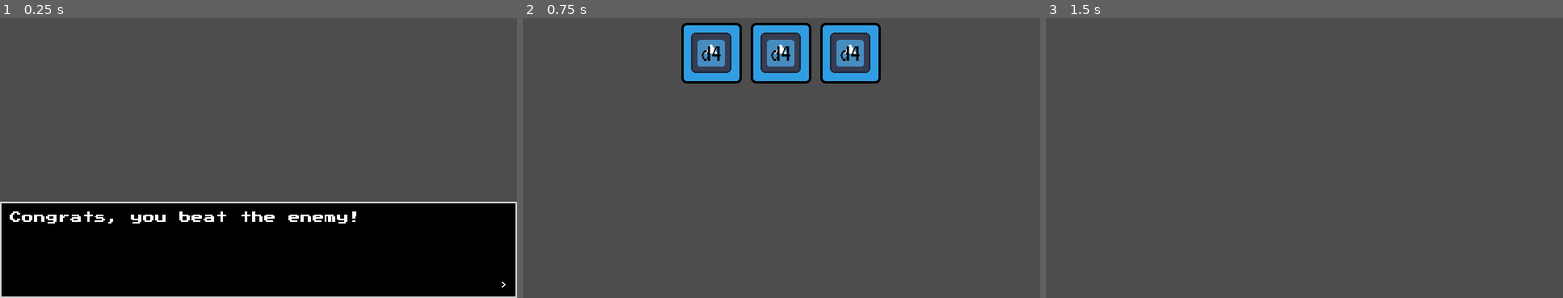
Above: before the commit, frames 1-3 (left to right).
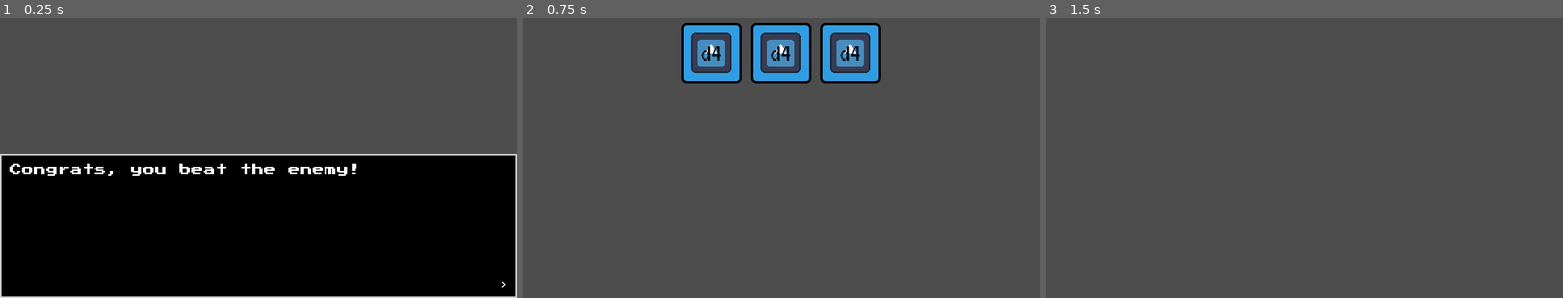
Above: after the commit, the same moments.

Repository: SadBonana/INTD450-Dice_Game
Game: Godot game, scene res://battle/battle_item_drop.tscn
The game is run twice, just before and just after one commit, with the same random seed, the same clock (stepped at 60 frames per second) and the same inputs. This scene is started directly instead of the project's main scene. The engine's default icon, where the game draws it, is replaced by a stand-in: a white triangle on a blue panel in a dark square.
Inputs (mouse positions are in pixels of both pictures, inside the frame that each line leads up to):
- Up to frame 1 (0.25 s): no input
- Up to frame 2 (0.75 s): tap Enter (ui_accept) at 0.5 s; move the mouse to (895, 138) at 0.52 s; click (895, 138) at 0.6 s
- Up to frame 3 (1.5 s): tap Enter (ui_accept) at 0.77, 1.25 s; tap I (i) at 0.8 s; drag from (1201, 166) to (1278, 211) at 1.27 s

The runs differ from the first frame. In frame 1, 18% of the frame differs, in the area x 0-100%, y 48-74%; in frame 2, nothing differs; in frame 3, nothing differs.

Commit message:
added more loot tables

Diff:
--- a/battle/battle_item_drop.gd
+++ b/battle/battle_item_drop.gd
@@ -1,6 +1,5 @@
 extends Control
 
-@export var loot_table: LootTable
 @export var common_loot_table: LootTable
 @export var uncommon_loot_table: LootTable
 @export_file("*.tscn") var map_path
@@ -67,7 +66,6 @@
 	item_generation()
 	inventory.display_bag = dropped_die_array
 	await textbox_controller.quick_beat("congrats", [], _on_dialogue_transitiond)
-	#await textbox_controller.quick_beat("congrats2", [], _on_dialogue_transitiond)
 	inventory.in_battle_drop_scene = true
 	inventory.frame_clicked.connect(select_die)
 
@@ -110,21 +108,29 @@
 	var rarity_roll = randi() % 100 + 1
 	print("Probability is:", rarity_roll)
 
-	if rarity_roll >= 0 and rarity_roll <= 50:
+	'''for item in uncommon_loot_table.basic_loot:
+		print("uncomon item before:", item.sides)'''
+
+
+	if rarity_roll >= 0 and rarity_roll <= 1:
 		chosen_loot_table = common_loot_table
 	else:
 		chosen_loot_table = uncommon_loot_table
 
+
+	'''for item in uncommon_loot_table.basic_loot:
+		print("uncomon item after:", item.sides)'''
+
 	# <= does not work, you get 4 die objects
 	while index_of_dropped_die.size() < 3:
 		var drop = chosen_loot_table.pick_loot()
+		print("Drop sides are:", drop.sides)
 		var drop_index = chosen_loot_table.basic_loot.find(drop)
 		print("drop index is:", drop_index)
 
 		if drop_index not in index_of_dropped_die:
 			index_of_dropped_die.append(drop_index)
 			dropped_die_array.append(drop)
-			print("stored die")
 
 		print("index of dropped die array:", index_of_dropped_die)
 
--- a/battle/battle_item_drop.tscn
+++ b/battle/battle_item_drop.tscn
@@ -1,7 +1,6 @@
-[gd_scene load_steps=16 format=3 uid="uid://cglfsj48akwp2"]
+[gd_scene load_steps=15 format=3 uid="uid://cglfsj48akwp2"]
 
 [ext_resource type="Script" path="res://battle/battle_item_drop.gd" id="1_e8830"]
-[ext_resource type="Resource" uid="uid://cugg8w1sdc2xl" path="res://die_resources/d3_to_d8_basic_loot.tres" id="2_mgoud"]
 [ext_resource type="PackedScene" uid="uid://c80it7gqiqtxv" path="res://textbox/textbox.tscn" id="3_cd6bx"]
 [ext_resource type="PackedScene" uid="uid://dh8djh65x4wfj" path="res://modules/display_box/display_box.tscn" id="3_dly5t"]
 [ext_resource type="Resource" uid="uid://57h8lf7cnkbn" path="res://die_resources/common_loot_table.tres" id="3_ww484"]
@@ -37,7 +36,8 @@
 script = ExtResource("4_05img")
 unique_name = "confirm3"
 text = "Would you like to continue adding this die to your inventory?
-Selecting \"no\" means you won't receive a battle drop."
+
+Note, selecting \"no\" means you won't receive a battle drop."
 jumps = Array[String]([])
 choices = Array[String](["Yes", "No"])
 end_conversation = false
@@ -70,7 +70,6 @@
 grow_horizontal = 2
 grow_vertical = 2
 script = ExtResource("1_e8830")
-loot_table = ExtResource("2_mgoud")
 common_loot_table = ExtResource("3_ww484")
 uncommon_loot_table = ExtResource("4_8ddl5")
 map_path = "res://map/map.tscn"
@@ -86,13 +85,11 @@
 [node name="HBoxContainer" type="HBoxContainer" parent="VBoxContainer"]
 layout_mode = 2
 size_flags_vertical = 3
-size_flags_stretch_ratio = 2.0
 
 [node name="dice_bag" parent="VBoxContainer/HBoxContainer" instance=ExtResource("3_dly5t")]
 visible = false
 layout_mode = 2
 size_flags_horizontal = 3
-size_flags_stretch_ratio = 2.0
 
 [node name="TextureRect" parent="VBoxContainer/HBoxContainer/dice_bag" index="0"]
 visible = false
--- a/die_resources/lightning_dice/lightning_sides/4_lightning_side.tres
+++ b/die_resources/lightning_dice/lightning_sides/4_lightning_side.tres
@@ -11,4 +11,4 @@
 power = 0
 custom_power = false
 element = SubResource("Resource_u6k5d")
-value = 3
+value = 4
--- a/die_resources/poison_dice/poison_sides/4_poison_side.tres
+++ b/die_resources/poison_dice/poison_sides/4_poison_side.tres
@@ -11,4 +11,4 @@
 power = 0
 custom_power = false
 element = SubResource("Resource_7rohi")
-value = 3
+value = 4
--- /dev/null
+++ b/temp_disbox_scene_code.gd
@@ -0,0 +1,127 @@
+extends Control
+
+
+## Global variables
+@onready var slots: HFlowContainer = %HFlowContainer
+@onready var arrow_label = $MarginContainer/ScrollContainer/VBoxContainer/arrow_label
+@onready var slots_preview: HFlowContainer = $MarginContainer/ScrollContainer/VBoxContainer/HFlowContainer2
+
+#@onready var slots: VFlowContainer = %MarginContainer/ScrollContainer/HBoxContainer/VFlowContainer
+#@onready var arrow_label = $MarginContainer/ScrollContainer/HBoxContainer/arrow_label
+#@onready var slots_preview: VFlowContainer = $MarginContainer/ScrollContainer/HBoxContainer/VFlowContainer2
+
+
+@onready var scroll: ScrollContainer = %ScrollContainer
+
+var is_open = false
+var is_side_view_open = false
+var scene = preload("res://modules/inventory/diceinv/inv_die_frame.tscn")
+var side_scene = preload("res://modules/inventory/diceinv/inv_dieside_frame.tscn")
+## If your frame is returning something and you want to
+## forward it/use it in the parent scene, use this signal
+signal frame_clicked(frame)
+
+var in_upgrade_scene = false
+var in_battle_drop_scene = false
+var display_bag
+
+## Initializes our scene
+func _ready():
+	close()
+
+## Changes our scene accordingly
+## Hides and unhides the Inventory using the i key
+## Escape key returns side view to dice view or closes dice view
+func _process(delta):
+	if (in_upgrade_scene == true or in_battle_drop_scene == true):
+		# Not sure why the if-statement is needed, but die side screen does not show without it.
+		if is_open == false:
+			open()
+			show_dice()
+
+	if(Input.is_action_just_pressed("i")):
+		display_bag = PlayerData.dice_bag
+		if is_open:
+			close()
+		else:
+			open()
+			show_dice()
+
+	if(Input.is_action_just_pressed("close")):
+		if is_side_view_open:
+			is_side_view_open = false
+			show_dice()
+		elif is_open:
+			close()
+
+## Adds the neccessary slots and Die texture models into our scene
+func show_dice() -> void:
+	wipe()
+	var invframe
+
+	'''if in_battle_drop_scene == true:
+		display_bag = battle_item_drop.dropped_die_array
+	else:
+		display_bag = PlayerData.dice_bag'''
+
+	for die in display_bag:
+		invframe = scene.instantiate()
+		slots.add_child(invframe)	# Adds scene as a child to slots, the HFlowContainer in Dicebag
+		invframe.update(die)		# Adds correct die texture to the scene
+		invframe.die_clicked.connect(return_content)	# Emits a
+		invframe.owner = get_tree().get_current_scene()
+
+## When we want to use the info that a frame emitted from its signal
+## We may catch and reemit it up
+func return_content(content):
+	frame_clicked.emit(content)
+
+## This function displays a specific die's sides
+'''Copy-Paste this function into proficiency_upgrade scene, then call it
+using the new display_box code Boris made. Refrence the updated battle scene
+on how to do this'''
+func show_sides(die : Die):
+	wipe()
+
+	is_side_view_open = true
+
+	var invside
+	var invside_preview
+	var duplicate_side_value
+	var arrow_text = "%5s" % ""
+
+	for side in die.sides:
+		invside = side_scene.instantiate()
+		slots.add_child(invside)
+		invside.update(side)
+
+		if in_upgrade_scene == true:
+			invside_preview = side_scene.instantiate()
+
+			duplicate_side_value = side.duplicate()
+			duplicate_side_value.value += 1
+
+			slots_preview.add_child(invside_preview)
+			invside_preview.update(duplicate_side_value)
+
+			arrow_text = arrow_text + "↓" + "%5s" % ""
+			arrow_label.text = arrow_text
+
+		invside.owner = get_tree().get_current_scene()
+
+## Makes scene visible
+func open():
+	visible = true
+	is_open = true
+
+## Makes scene hidden
+func close():
+	visible = false
+	is_open = false
+
+func wipe():
+	for child in slots.get_children():
+		slots.remove_child(child)
+
+	for child in slots_preview.get_children():
+		slots_preview.remove_child(child)
--- /dev/null
+++ b/temp_disbox_scene_code.tscn
@@ -0,0 +1,12 @@
+[gd_scene load_steps=2 format=3 uid="uid://ctaccl0npcgto"]
+
+[ext_resource type="Script" path="res://temp_disbox_scene_code.gd" id="1_7fksj"]
+
+[node name="Control" type="Control"]
+layout_mode = 3
+anchors_preset = 15
+anchor_right = 1.0
+anchor_bottom = 1.0
+grow_horizontal = 2
+grow_vertical = 2
+script = ExtResource("1_7fksj")
